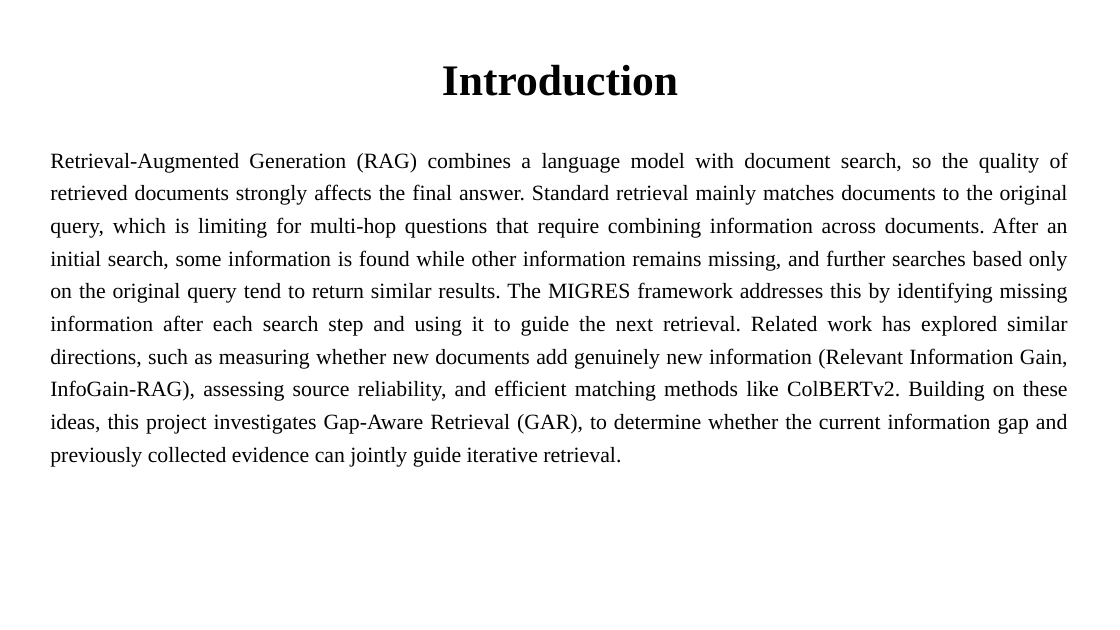
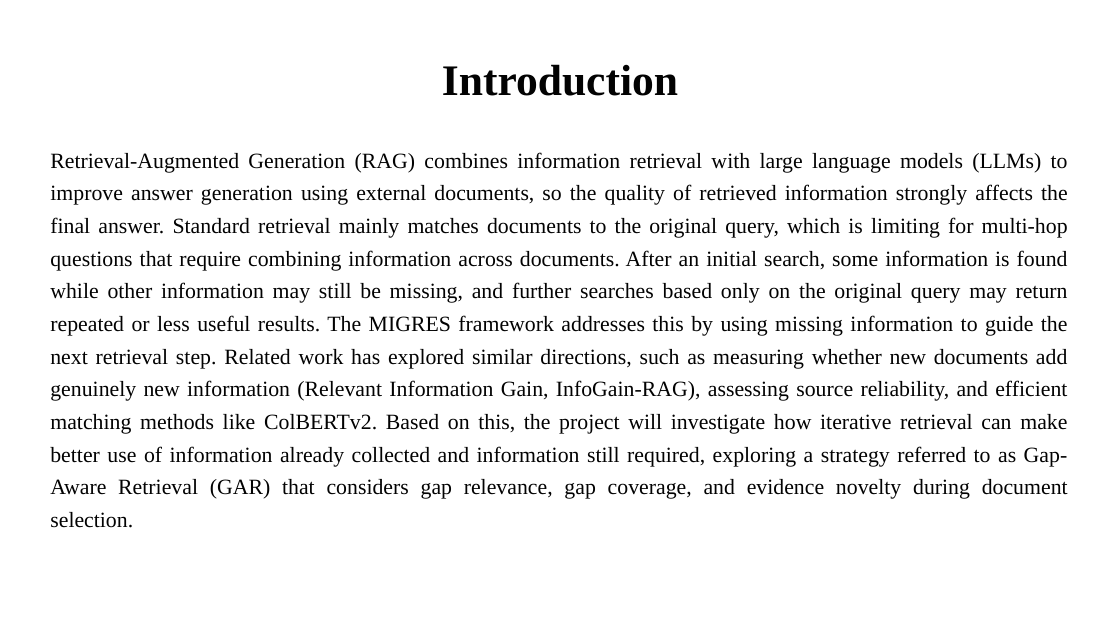
Before and after one commit to KunalDahal/State-Aware-Retrieval, a slide deck: slide 3 of Synopsis/ppt.pptx. Drawn at 1120x630 pixels with LibreOffice and Linux fonts; fonts in the diff are those of the drawing. Boxes give left, top, right and bottom in pixels: in the first picture for what was removed or moved away, otherwise in the second. Text is boxed around its words. In the diff, an @@ line names an element or a change of style, - is before the commit and + after.

```diff
--- a/Synopsis/ppt.pptx
+++ b/Synopsis/ppt.pptx
@@ text at (50,152,1068,528): text changed @@
-Retrieval-Augmented Generation (RAG) combines a language model with document search, so the quality of retrieved documents strongly affects the final answer. Standard retrieval mainly matches documents to the original query, which is limiting for multi-hop questions that require combining information across documents. After an initial search, some information is found while other information remains missing, and further searches based only on the original query tend to return similar results. The MIGRES framework addresses this by identifying missing information after each search step and using it to guide the next retrieval. Related work has explored similar directions, such as measuring whether new documents add genuinely new information (Relevant Information Gain, InfoGain-RAG), assessing source reliability, and efficient matching methods like ColBERTv2. Building on these ideas, this project investigates Gap-Aware Retrieval (GAR), to determine whether the current information gap and previously collected evidence can jointly guide iterative retrieval.
+Retrieval-Augmented Generation (RAG) combines information retrieval with large language models (LLMs) to improve answer generation using external documents, so the quality of retrieved information strongly affects the final answer. Standard retrieval mainly matches documents to the original query, which is limiting for multi-hop questions that require combining information across documents. After an initial search, some information is found while other information may still be missing, and further searches based only on the original query may return repeated or less useful results. The MIGRES framework addresses this by using missing information to guide the next retrieval step. Related work has explored similar directions, such as measuring whether new documents add genuinely new information (Relevant Information Gain, InfoGain-RAG), assessing source reliability, and efficient matching methods like ColBERTv2. Based on this, the project will investigate how iterative retrieval can make better use of information already collected and information still required, exploring a strategy referred to as Gap-Aware Retrieval (GAR) that considers gap relevance, gap coverage, and evidence novelty during document selection.
```
Also in this commit, not shown: 1 other slide changed, 2 other files.
